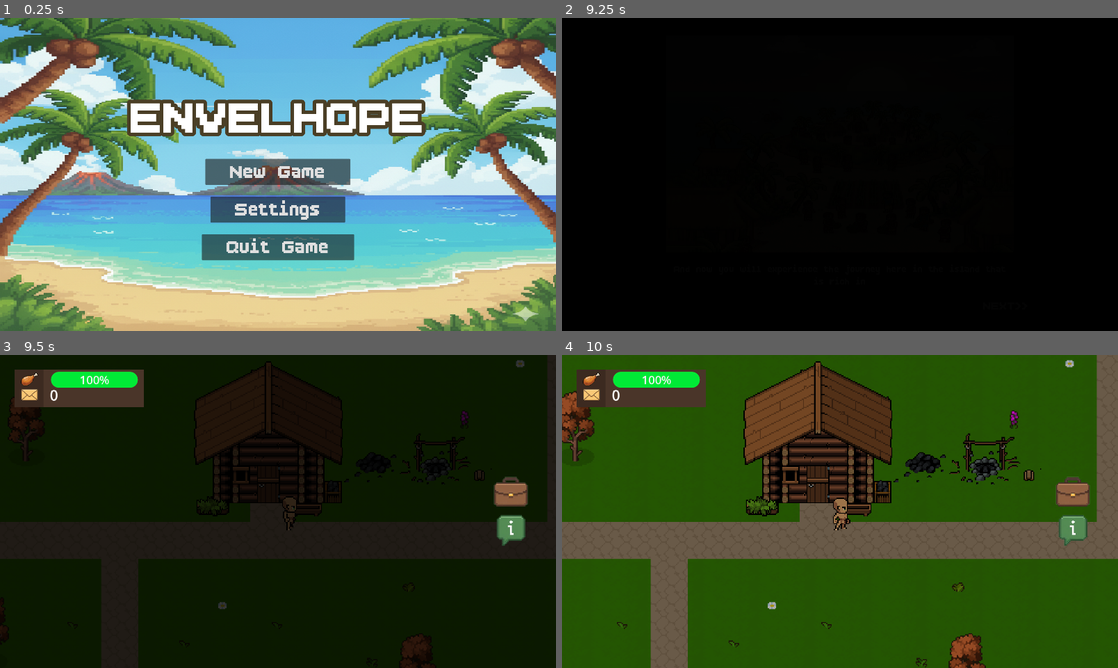
Above: before the commit, frames 1-4 (two rows, left to right).
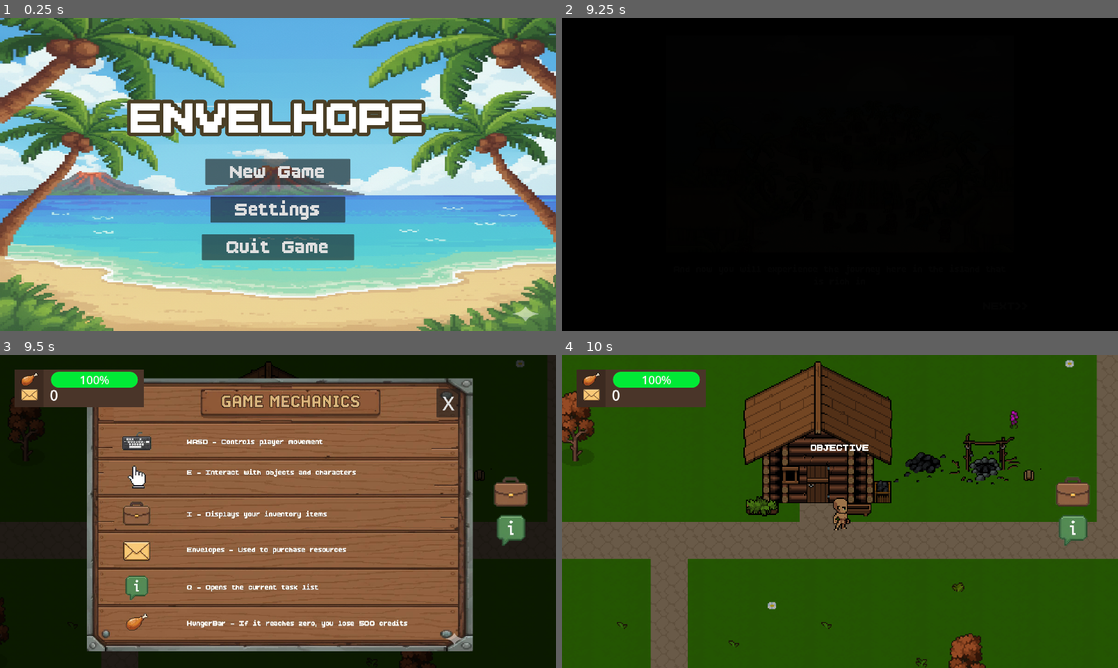
Above: after the commit, the same moments.

Repository: hoaxnt/envelhope-beta
Game: Godot game, scene res://Scenes/utils/main_menu.tscn
Two runs of this game, one before a commit and one after it. Both use one fixed random seed, a clock stepped at 60 frames per second and the inputs below. Sound files missing from this copy of the repository are replaced by a short silence.
Inputs (mouse positions are in pixels of both pictures, inside the frame that each line leads up to):
- Up to frame 1 (0.25 s): no input
- Up to frame 2 (9.25 s): click "New Game" at 0.5 s; click "New Game" at 1.25 s; click (840, 174) at 2 s; click (840, 174) at 2.75 s; move the mouse to (962, 158) at 3.52 s; hold Right (ui_right) 3.53-4.28 s; hold Space (action) 3.53-4.28 s; click (962, 158) at 3.67 s; tap E (interact) at 3.8, 4.35, 6.05, 8.3 s; move the mouse to (728, 190) at 4.27 s; hold Down (ui_down) 4.28-5.03 s; tap Q (show_objective) at 4.55, 6.8, 7.35, 9.05 s; move the mouse to (895, 105) at 5.02 s; hold Right (ui_right) 5.03-5.78 s; hold Q (show_objective) 5.03-5.78 s; tap Space (action) at 5.3, 5.85, 7.55, 8.85 s; move the mouse to (812, 237) at 5.77 s; hold Up (ui_up) 5.78-6.53 s; click (812, 237) at 5.92 s; move the mouse to (1006, 221) at 6.52 s; hold E (interact) 6.53-7.28 s; hold Left (ui_left) 6.53-8.03 s; move the mouse to (673, 127) at 7.27 s; move the mouse to (867, 174) at 8.02 s; hold Down (ui_down) 8.03-8.78 s; hold Shift 8.03-8.78 s; click (867, 174) at 8.17 s; move the mouse to (756, 96) at 8.77 s; hold Right (ui_right) from 8.78 s (still down)
- Up to frame 3 (9.5 s): keep holding Right (ui_right)
- Up to frame 4 (10 s): release Right (ui_right) at 9.5 s; click (1012, 401) at 9.5 s, where only the run after the commit has a clickable "X"

Frames 1-2 are identical in both runs. In frame 3, 60% of the frame differs, in the area x 15-86%, y 7-95%; in frame 4, 0.2%.
Error in both runs: Invalid call. Nonexistent 'int' constructor. (res://Scripts/hud/envelopes.gd:4)

Commit message:
fix: junk diving

Diff:
--- a/Scenes/minigames/city/junk_diving.tscn
+++ b/Scenes/minigames/city/junk_diving.tscn
@@ -1,6 +1,27 @@
-[gd_scene load_steps=6 format=3 uid="uid://rmgri270haly"]
+[gd_scene load_steps=12 format=3 uid="uid://rmgri270haly"]
 
+[ext_resource type="Script" uid="uid://c0lxyiegtjc3" path="res://scripts/minigames/city/junk_diving.gd" id="1_0lv74"]
 [ext_resource type="FontFile" uid="uid://brajnm0fevmq0" path="res://assets/fonts/BoldPixels.ttf" id="1_brdyw"]
+[ext_resource type="Texture2D" uid="uid://cobj5hafl1d1d" path="res://assets/city/minigame/junk_diving_bg.jpg" id="1_uc1ku"]
+[ext_resource type="PackedScene" uid="uid://xt2vbq4u5q7y" path="res://scenes/characters/player_pearldiving.tscn" id="1_xynkh"]
+[ext_resource type="Script" uid="uid://bndfioqn4maro" path="res://scripts/characters/player_pearldiving.gd" id="2_uc1ku"]
+[ext_resource type="PackedScene" uid="uid://p016lxodfcex" path="res://scenes/utils/pearl.tscn" id="3_0lv74"]
+[ext_resource type="PackedScene" uid="uid://bjocvfb1q65td" path="res://scenes/minigames/island/fish_obstacle.tscn" id="4_ulg5r"]
+
+[sub_resource type="Animation" id="Animation_u50xa"]
+length = 0.001
+tracks/0/type = "value"
+tracks/0/imported = false
+tracks/0/enabled = true
+tracks/0/path = NodePath("Label:text")
+tracks/0/interp = 1
+tracks/0/loop_wrap = true
+tracks/0/keys = {
+"times": PackedFloat32Array(0),
+"transitions": PackedFloat32Array(1),
+"update": 1,
+"values": ["3"]
+}
 
 [sub_resource type="Animation" id="Animation_wka3v"]
 resource_name = "countdown"
@@ -18,21 +39,6 @@
 "values": ["3", "2", "1", "GO!"]
 }
 
-[sub_resource type="Animation" id="Animation_u50xa"]
-length = 0.001
-tracks/0/type = "value"
-tracks/0/imported = false
-tracks/0/enabled = true
-tracks/0/path = NodePath("Label:text")
-tracks/0/interp = 1
-tracks/0/loop_wrap = true
-tracks/0/keys = {
-"times": PackedFloat32Array(0),
-"transitions": PackedFloat32Array(1),
-"update": 1,
-"values": ["3"]
-}
-
 [sub_resource type="AnimationLibrary" id="AnimationLibrary_u50xa"]
 _data = {
 &"RESET": SubResource("Animation_u50xa"),
@@ -43,6 +49,35 @@
 bg_color = Color(0.12955844, 0.1295585, 0.12955832, 1)
 
 [node name="JunkDiving" type="Node2D"]
+script = ExtResource("1_0lv74")
+
+[node name="Background" type="Sprite2D" parent="."]
+position = Vector2(483, 281)
+texture = ExtResource("1_uc1ku")
+
+[node name="Player" parent="." groups=["player"] instance=ExtResource("1_xynkh")]
+position = Vector2(251, 257)
+motion_mode = 1
+script = ExtResource("2_uc1ku")
+
+[node name="Camera2D" type="Camera2D" parent="Player"]
+zoom = Vector2(4, 4)
+limit_left = 0
+limit_top = 0
+limit_right = 685
+limit_bottom = 495
+limit_smoothed = true
+position_smoothing_enabled = true
+position_smoothing_speed = 2.0
+drag_left_margin = 1.0
+
+[node name="Pearl" parent="." instance=ExtResource("3_0lv74")]
+position = Vector2(15, 366)
+
+[node name="CrocsObstacle" parent="." instance=ExtResource("4_ulg5r")]
+position = Vector2(76, 435)
+speed = 100.0
+move_range = Rect2(0, 200, 700, 400)
 
 [node name="CanvasLayer" type="CanvasLayer" parent="."]
 
@@ -69,7 +104,6 @@
 }
 
 [node name="Instructions" type="Panel" parent="CanvasLayer"]
-visible = false
 clip_contents = true
 custom_minimum_size = Vector2(1300, 800)
 offset_left = 310.0
--- a/Scenes/minigames/island/pearl_diving.tscn
+++ b/Scenes/minigames/island/pearl_diving.tscn
@@ -2693,6 +2693,21 @@
 [sub_resource type="TileSet" id="TileSet_v1bhc"]
 sources/0 = SubResource("TileSetAtlasSource_88g0q")
 
+[sub_resource type="Animation" id="Animation_u50xa"]
+length = 0.001
+tracks/0/type = "value"
+tracks/0/imported = false
+tracks/0/enabled = true
+tracks/0/path = NodePath("Label:text")
+tracks/0/interp = 1
+tracks/0/loop_wrap = true
+tracks/0/keys = {
+"times": PackedFloat32Array(0),
+"transitions": PackedFloat32Array(1),
+"update": 1,
+"values": ["3"]
+}
+
 [sub_resource type="Animation" id="Animation_wka3v"]
 resource_name = "countdown"
 length = 3.5
@@ -2709,21 +2724,6 @@
 "values": ["3", "2", "1", "GO!", ""]
 }
 
-[sub_resource type="Animation" id="Animation_u50xa"]
-length = 0.001
-tracks/0/type = "value"
-tracks/0/imported = false
-tracks/0/enabled = true
-tracks/0/path = NodePath("Label:text")
-tracks/0/interp = 1
-tracks/0/loop_wrap = true
-tracks/0/keys = {
-"times": PackedFloat32Array(0),
-"transitions": PackedFloat32Array(1),
-"update": 1,
-"values": ["3"]
-}
-
 [sub_resource type="AnimationLibrary" id="AnimationLibrary_u50xa"]
 _data = {
 &"RESET": SubResource("Animation_u50xa"),
@@ -2790,40 +2790,8 @@
 [node name="pearl" parent="." instance=ExtResource("5_4x152")]
 position = Vector2(15, 366)
 
-[node name="pearl2" parent="." instance=ExtResource("5_4x152")]
-position = Vector2(236, 469)
-
-[node name="pearl3" parent="." instance=ExtResource("5_4x152")]
-position = Vector2(396, 337)
-
-[node name="pearl4" parent="." instance=ExtResource("5_4x152")]
-position = Vector2(661, 288)
-
-[node name="pearl5" parent="." instance=ExtResource("5_4x152")]
-position = Vector2(661, 449)
-
 [node name="fish_obstacle" parent="." instance=ExtResource("7_wrw2s")]
 position = Vector2(76, 435)
-speed = 100.0
-move_range = Rect2(0, 200, 700, 400)
-
-[node name="fish_obstacle2" parent="." instance=ExtResource("7_wrw2s")]
-position = Vector2(336, 434)
-speed = 100.0
-move_range = Rect2(0, 200, 700, 400)
-
-[node name="fish_obstacle3" parent="." instance=ExtResource("7_wrw2s")]
-position = Vector2(503, 430)
-speed = 100.0
-move_range = Rect2(0, 200, 700, 400)
-
-[node name="fish_obstacle4" parent="." instance=ExtResource("7_wrw2s")]
-position = Vector2(678, 430)
-speed = 100.0
-move_range = Rect2(0, 200, 700, 400)
-
-[node name="fish_obstacle5" parent="." instance=ExtResource("7_wrw2s")]
-position = Vector2(414, 435)
 speed = 100.0
 move_range = Rect2(0, 200, 700, 400)
 
--- a/Scenes/utils/objective_label.tscn
+++ b/Scenes/utils/objective_label.tscn
@@ -57,7 +57,7 @@
 &"": SubResource("AnimationLibrary_8nkf1")
 }
 
-[node name="Timer" type="Timer" parent="."]
-autostart = true
+[node name="ObjectiveLabelTimer" type="Timer" parent="."]
+wait_time = 0.1
 
-[connection signal="timeout" from="Timer" to="." method="_on_timer_timeout"]
+[connection signal="timeout" from="ObjectiveLabelTimer" to="." method="_on_objective_label_timer_timeout"]
--- a/Scripts/Chapters/chapter_1.gd
+++ b/Scripts/Chapters/chapter_1.gd
@@ -5,28 +5,14 @@
 @onready var tutorial = Hud.get_node("Tutorial")
 @onready var day_panel = Hud.get_node("DayPanel")
 
-# TASK: FIX CONNECTIONS OF SIGNALS
-
 func _ready() -> void:
-	GlobalData.config_updated.connect(_on_user_open)
-	print("User open connected")
 	day_panel.hide()
 	Hud.show()
 
-func _on_user_open(key) -> void:
-	print("USER OPENED")
-	if GlobalData.config.get(key) == false:
+	if not GlobalData.config.get("user_opened_once", false):
 		tutorial.show()
-		GlobalData.update_config_data("user_opened_once", true)
 	else:
 		tutorial.hide()
-
-#func _on_timer_timeout() -> void:
-	#if not GlobalData.config.get("user_opened_once"):
-		#tutorial.show()
-		#GlobalData.update_config_data("user_opened_once", true)
-	#else:
-		#tutorial.hide()
 
 func _unhandled_input(event: InputEvent) -> void:
 	if event.is_action_released("ui_cancel"):
--- a/Scripts/autoloads/game_data.gd
+++ b/Scripts/autoloads/game_data.gd
@@ -11,6 +11,7 @@
 
 var CONFIG = {
 	"user_opened_once": false,
+	"is_new_game": false,
 }
 
 var PLAYER_STATS = {
--- a/Scripts/characters/player_pearldiving.gd
+++ b/Scripts/characters/player_pearldiving.gd
@@ -1,35 +1,22 @@
 extends CharacterBody2D
-
-var game_manager: Node2D
 
 const SPEED = 80.0
 const ACCELERATION = 20.0
 
-func _ready() -> void:
-	add_to_group("player")
+func _physics_process(delta: float) -> void:
+	var input_x := Input.get_axis("ui_left", "ui_right")
+	var input_y := Input.get_axis("ui_up", "ui_down")
 
-	game_manager = get_parent()
-	if not game_manager or not game_manager.has_method("deduct_time"):
-		push_error("Player could not find the Main Game Manager or the 'deduct_time' method.")
+	var input_vector := Vector2(input_x, input_y).normalized()
 
-func _physics_process(delta: float) -> void:
-	if game_manager and game_manager.game_active:
-		var input_x := Input.get_axis("ui_left", "ui_right")
-		var input_y := Input.get_axis("ui_up", "ui_down")
+	var target_velocity := input_vector * SPEED
 
-		var input_vector := Vector2(input_x, input_y).normalized()
+	velocity.x = lerp(velocity.x, target_velocity.x, ACCELERATION * delta)
+	velocity.y = lerp(velocity.y, target_velocity.y, ACCELERATION * delta)
 
-		var target_velocity := input_vector * SPEED
-
-		velocity.x = lerp(velocity.x, target_velocity.x, ACCELERATION * delta)
-		velocity.y = lerp(velocity.y, target_velocity.y, ACCELERATION * delta)
-
-		move_and_slide()
-	else:
-		velocity = Vector2.ZERO
-		move_and_slide()
-
+	move_and_slide()
 
 func on_hit_obstacle() -> void:
-	if game_manager and game_manager.game_active:
-		game_manager.deduct_time()
+	#if game_manager and game_manager.game_active:
+		#game_manager.deduct_time()
+		pass
--- /dev/null
+++ b/Scripts/minigames/city/junk_diving.gd
@@ -0,0 +1,6 @@
+extends Node2D
+
+
+# Called when the node enters the scene tree for the first time.
+func _ready() -> void:
+	pass # Replace with function body.
--- a/Scripts/stories/startup_story.gd
+++ b/Scripts/stories/startup_story.gd
@@ -48,8 +48,11 @@
 		print("Error: Step index out of bounds or array sizes don't match.")
 
 func _transition_to_next_scene() -> void:
+	print("STORY DONE")
 	if is_transitioning:
 		return
+	is_transitioning = true
 
-	is_transitioning = true
+	GlobalData.update_config_data("is_new_game", true)
+
 	Transition.transition_to_scene(NEXT_SCENE_PATH)
--- a/Scripts/utils/main_menu.gd
+++ b/Scripts/utils/main_menu.gd
@@ -14,8 +14,6 @@
 	SaveLoad.save_game(GameData.CONFIG, SaveLoad.CONFIG_PATH)
 
 	Transition.transition_to_scene("res://scenes/stories/startup_story.tscn")
-	print("STORY DONE")
-	GlobalData.update_config_data("user_opened_once", false)
 
 func _on_start_button_3_pressed() -> void:
 	sfx.play()
--- a/Scripts/utils/objective_label.gd
+++ b/Scripts/utils/objective_label.gd
@@ -1,11 +1,16 @@
 extends Label
 
 @onready var objective_anim = $ObjectiveTextAnimation
-@onready var sfx = StreamAudio.get_node("Sfx")
+@onready var objective_label_timer = $ObjectiveLabelTimer
 
-func  _ready() -> void:
-	GlobalData.config_updated.connect(_show_objective_at_first_chapter_1)
+func _ready() -> void:
+	objective_label_timer.start()
+	print("Objective label timer: Started")
 
-func _show_objective_at_first_chapter_1(key, value):
-	if GlobalData.config.get(key) == value:
-		objective_anim.play("show_objective")#fortest
+func _on_objective_label_timer_timeout() -> void:
+	if GlobalData.config.get("user_opened_once") and GlobalData.config.get("is_new_game"):
+		print("im on objective labe and user is : ", GlobalData.config.get("user_opened_once"))
+
+		GlobalData.update_config_data("is_new_game", false)
+		objective_anim.play("show_objective")
+		objective_label_timer.stop()
--- a/Scripts/utils/tutorial.gd
+++ b/Scripts/utils/tutorial.gd
@@ -8,6 +8,10 @@
 	tutorial.hide()
 
 func _on_button_pressed() -> void:
+	if not GlobalData.config.get("user_opened_once"):
+		print("im on tutorial and user: ", GlobalData.config.get("user_opened_once"))
+		GlobalData.update_config_data("user_opened_once", true)
+
 	sfx.stream = StreamAudio.button_press
 	sfx.play()
 	tutorial.hide()
Not shown, added: Scripts/minigames/city/junk_diving.gd.uid
Binary file added: assets/characters/player/swim_sprite.png
Not shown, added: assets/characters/player/swim_sprite.png.import
Binary file added: assets/city/minigame/junk_collector_bg.jpg
Not shown, added: assets/city/minigame/junk_collector_bg.jpg.import
Binary file added: assets/city/minigame/junk_diving_bg.jpg
Not shown, added: assets/city/minigame/junk_diving_bg.jpg.import
Binary file changed: assets/icon.png
Binary file added: assets/utils/death_island/death_island.jpg
Not shown, added: assets/utils/death_island/death_island.jpg.import
Binary file added: assets/utils/ending/blindfold.jpg
Not shown, added: assets/utils/ending/blindfold.jpg.import
(and 4 more such lines)
